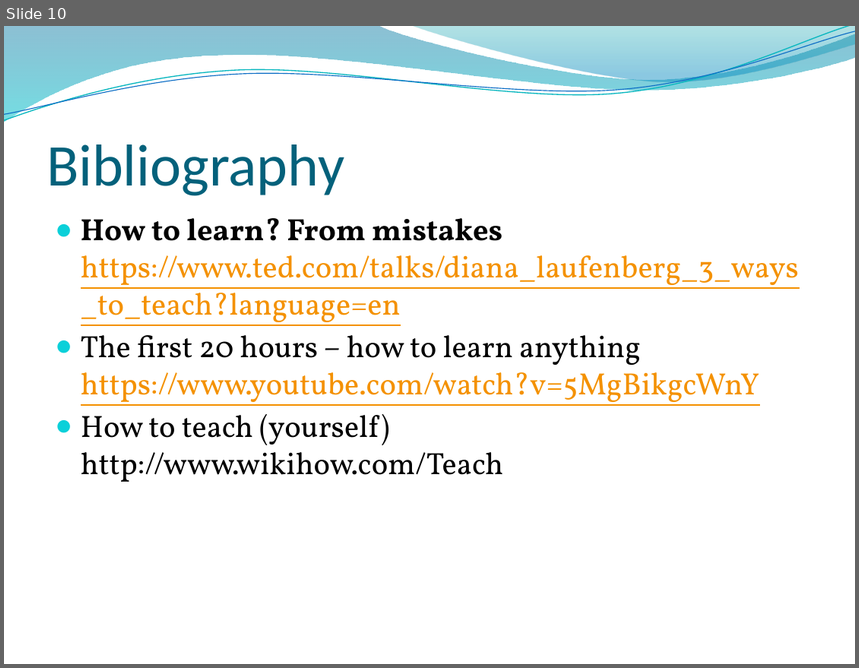
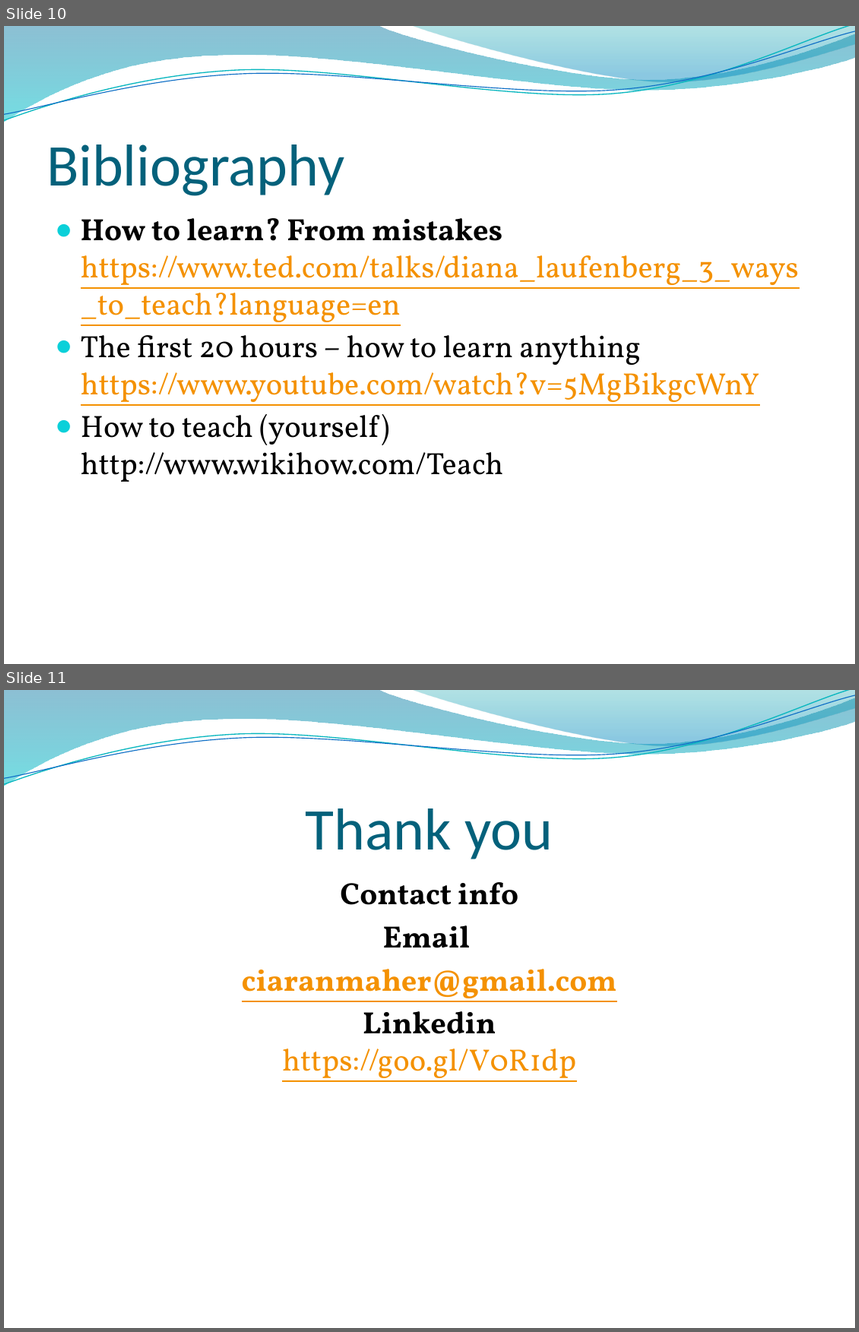
Before and after one commit to CrazeeIvan/ICT_P-PDev, a slide deck: Personal.pptx. Shown one above the other, each under a label of ours: slide 10 before the commit, slides 10 and 11 after it. The pictures are 859x668 and 859x1332 pixels, drawn with LibreOffice and Linux fonts; fonts in the diff are those of the drawing; background and template pictures are left out. Boxes give left, top, right and bottom in pixels: in the first picture for what was removed or moved away, otherwise in the second. Text is boxed around its words. In the diff, an @@ line names an element or a change of style, - is before the commit and + after.

```diff
--- a/Personal.pptx
+++ b/Personal.pptx
@@ slide 11 added at <box>4,690,855,1328</box>, background picture (left out); not listed: 4 template elements that a slide beside it also shows @@
@@ title added at <box>306,809,553,859</box>, 50 pt, text #04617B @@
+Thank you
@@ text added at <box>242,882,617,1082</box>, 26 pt, text #F49100, bold, underline @@
+Contact info
+Email
+ciaranmaher@gmail.com
+Linkedin
+https://goo.gl/V0R1dp
```
Also in this commit, not shown: 6 slides changed, 2 other slides added, 2 slides removed.
